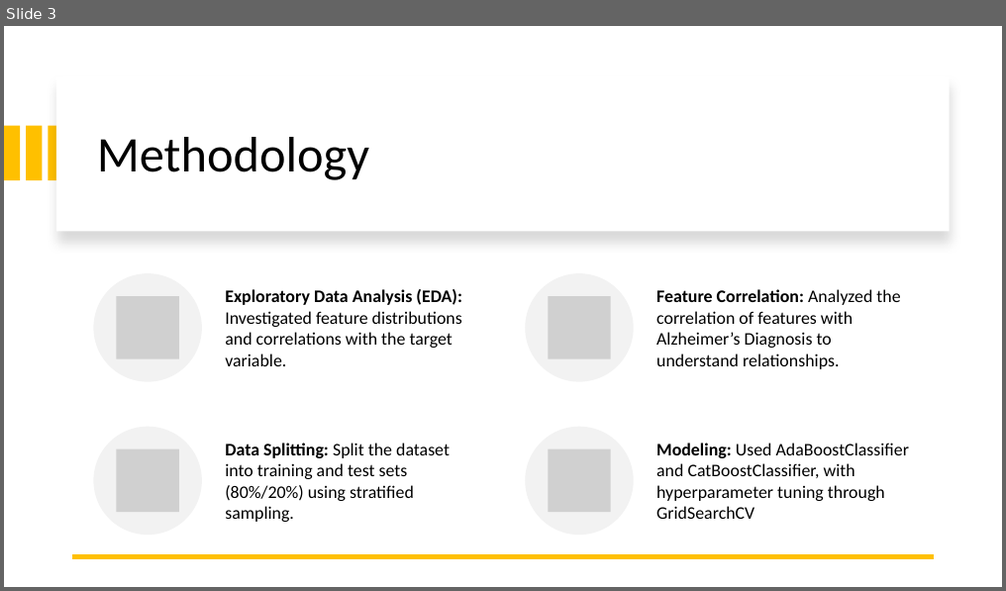
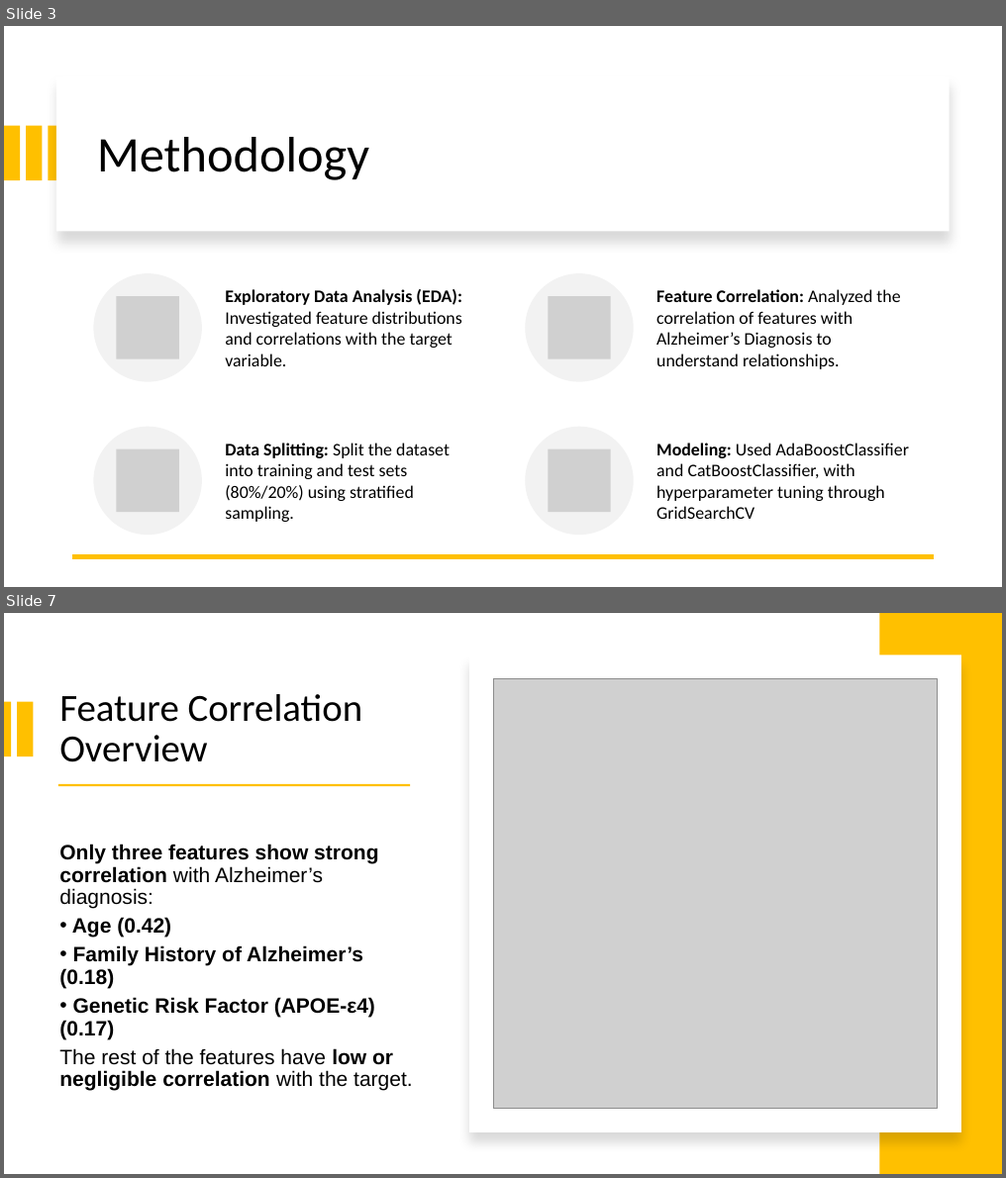
Before and after one commit to ileontios03/EPL448_Project, a slide deck: presentation.pptx. Shown one above the other, each under a label of ours: slide 3 before the commit, slides 3 and 7 after it; the slides between them are not shown. The pictures are 1006x591 and 1006x1178 pixels, drawn with LibreOffice and Linux fonts; fonts in the diff are those of the drawing; grey boxes stand for pictures. Boxes give left, top, right and bottom in pixels: in the first picture for what was removed or moved away, otherwise in the second. Text is boxed around its words. In the diff, an @@ line names an element or a change of style, - is before the commit and + after.

```diff
--- a/presentation.pptx
+++ b/presentation.pptx
@@ slide 7 added at [4,613,1002,1174], background #FFFFFF @@
@@ rectangle added at [880,613,1002,1174], fill #FFC000 @@
@@ rectangle added at [469,655,961,1133], fill #FFFFFF @@
@@ rectangle added at [4,701,12,757], fill #FFC000 @@
@@ rectangle added at [17,701,33,757], fill #FFC000 @@
@@ title added at [59,694,363,762], 37 pt, text #000000 @@
+Feature Correlation Overview
@@ picture added at [494,678,938,1109] @@
@@ rectangle added at [58,784,411,786], fill #FFC000 @@
@@ text added at [59,844,413,1091], 20 pt, text #000000, bold @@
+Only three features show strong correlation with Alzheimer’s diagnosis:
+• Age (0.42)
+• Family History of Alzheimer’s (0.18)
+• Genetic Risk Factor (APOE-ε4) (0.17)
+The rest of the features have low or negligible correlation with the target.
```
Also in this commit, not shown: 3 slides changed, 4 other slides added, 6 other files.
